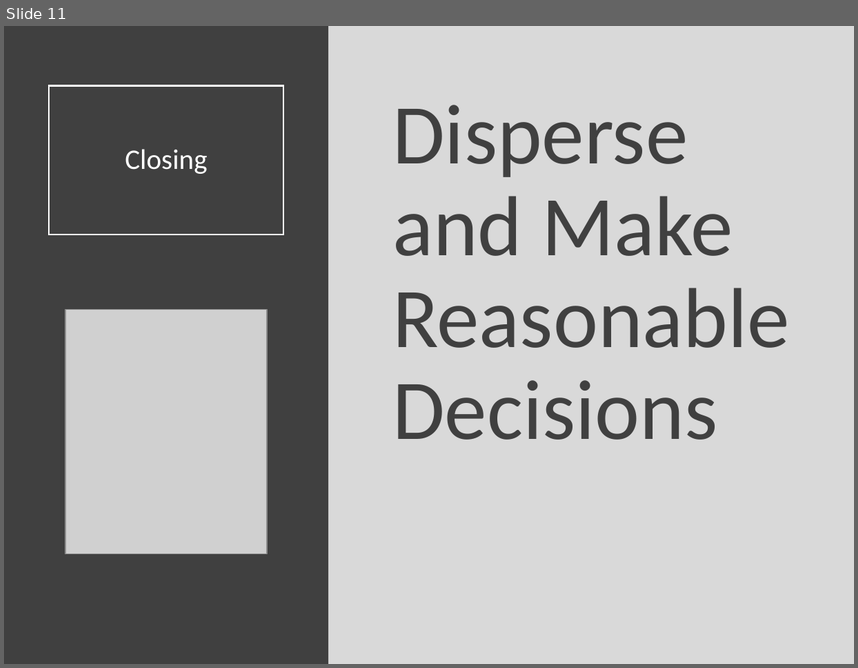
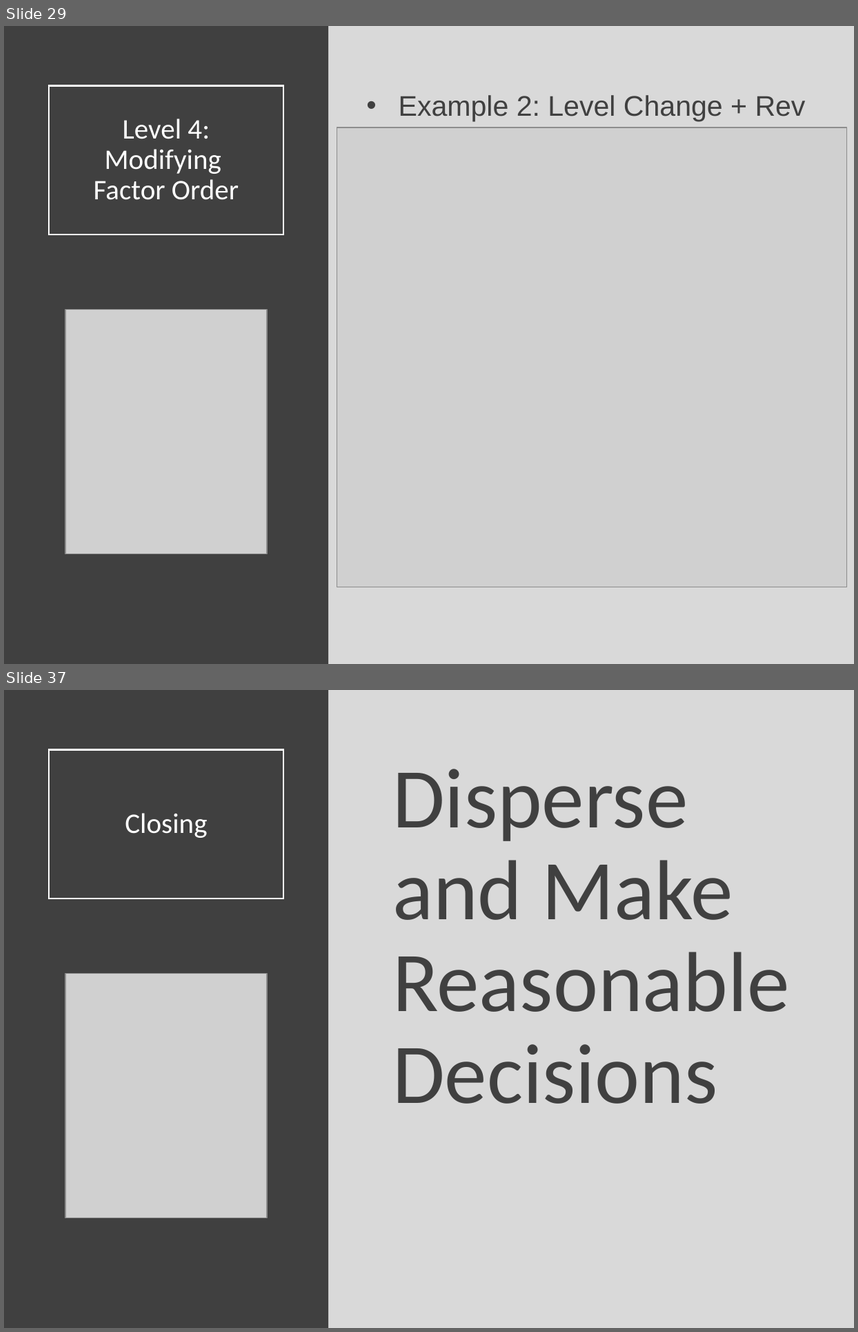
Before and after one commit to Yixf-Self/STOR320_WEBSITE, a slide deck: Lecture/Lecture 17/Lecture 17.pptx. Shown one above the other, each under a label of ours: slide 11 before the commit, slides 29 and 37 after it; the slides between them are not shown. The pictures are 858x668 and 858x1332 pixels, drawn with LibreOffice and Linux fonts; fonts in the diff are those of the drawing; grey boxes stand for pictures. Boxes give left, top, right and bottom in pixels: in the first picture for what was removed or moved away, otherwise in the second. Text is boxed around its words. In the diff, an @@ line names an element or a change of style, - is before the commit and + after.

```diff
--- a/Lecture/Lecture 17/Lecture 17.pptx
+++ b/Lecture/Lecture 17/Lecture 17.pptx
@@ slide 29 added at <box>4,26,854,664</box>, background #D9D9D9 @@
@@ rectangle added at <box>4,26,329,664</box>, fill #404040 @@
@@ title added at <box>49,85,283,234</box>, outline #FFFFFF 1.5 pt, 24 pt, text #FFFFFF @@
+Level 4:
+Modifying
+Factor Order
@@ text added at <box>399,95,806,122</box>, 24 pt, text #404040 @@
+• Example 2: Level Change + Rev
@@ picture added at <box>337,127,847,586</box> @@
@@ picture added at <box>65,309,267,553</box> @@
@@ what was slide 11 is now slide 37 @@
```
Also in this commit, not shown: 1 slide changed, 25 other slides added, 6 other files.
